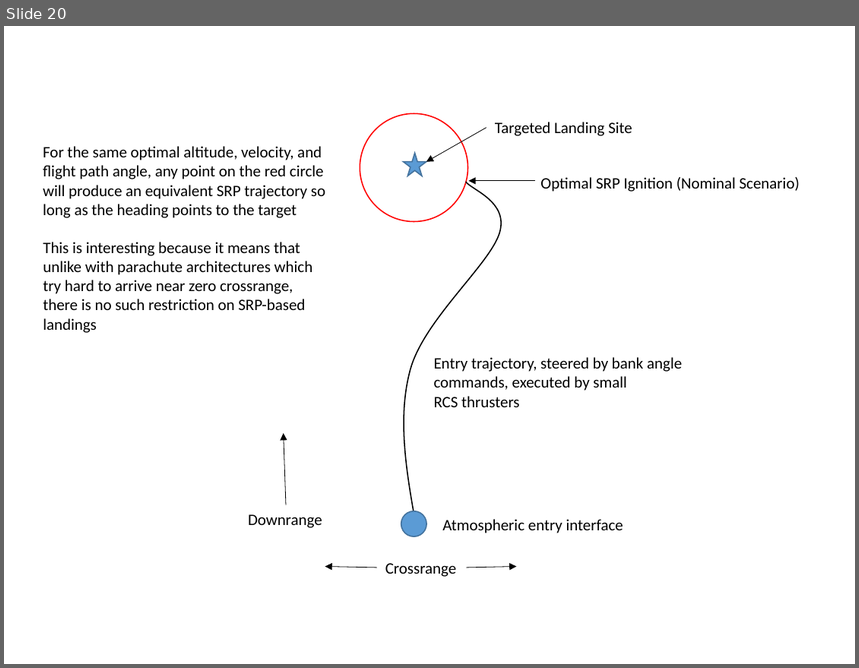
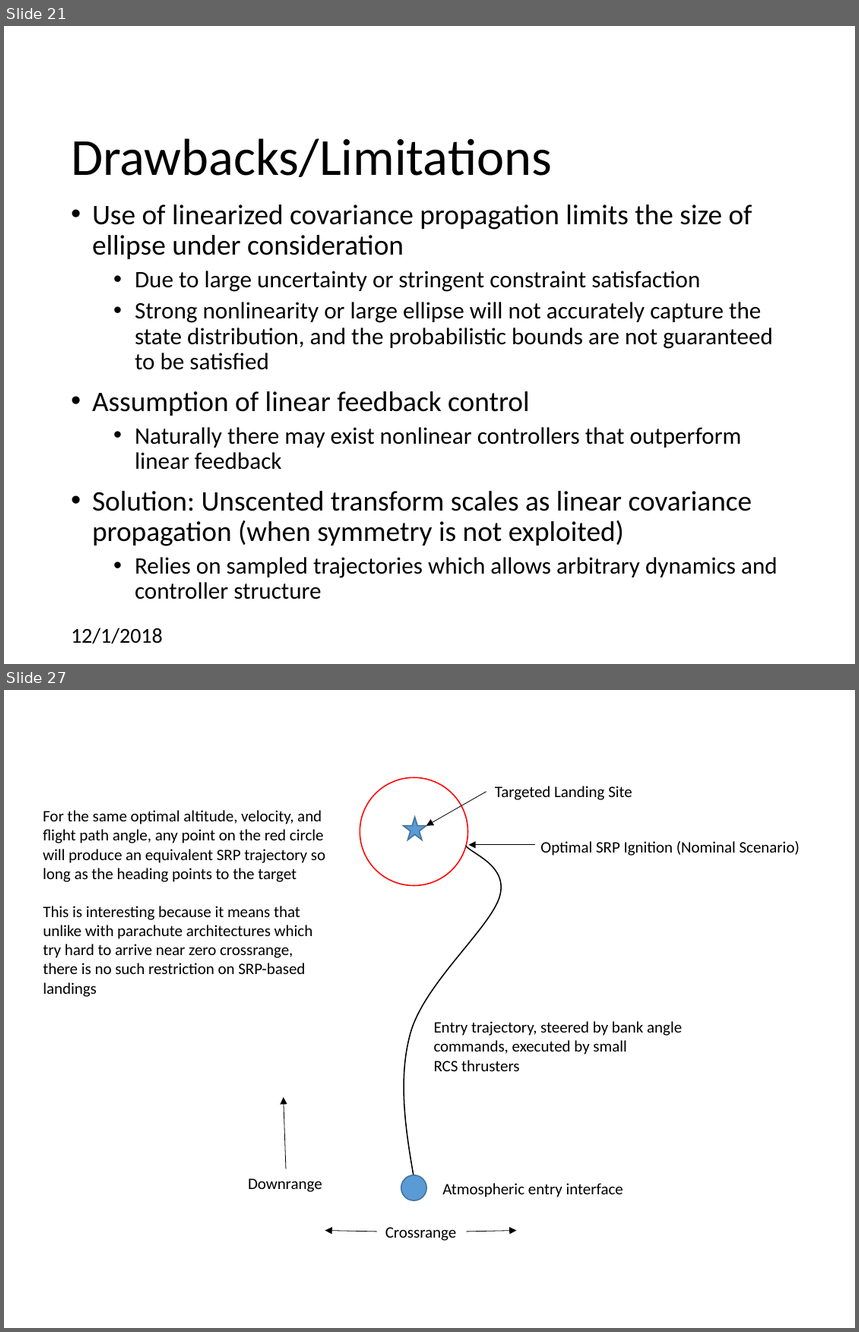
Before and after one commit to CDNoyes/EDL-Py, a slide deck: Documents/Qual Exam.pptx. Shown one above the other, each under a label of ours: slide 20 before the commit, slides 21 and 27 after it; the slides between them are not shown. The pictures are 859x668 and 859x1332 pixels, drawn with LibreOffice and Linux fonts; fonts in the diff are those of the drawing; background and template pictures are left out. Boxes give left, top, right and bottom in pixels: in the first picture for what was removed or moved away, otherwise in the second. Text is boxed around its words. In the diff, an @@ line names an element or a change of style, - is before the commit and + after.

```diff
--- a/Documents/Qual Exam.pptx
+++ b/Documents/Qual Exam.pptx
@@ slide 21 added at [4,26,855,664], background #FFFFFF @@
@@ title added at [71,138,552,177], 44 pt, text #000000 @@
+Drawbacks/Limitations
@@ text added at [92,205,778,600], 20 pt, text #000000 @@
+• Use of linearized covariance propagation limits the size of ellipse under consideration
+  • Due to large uncertainty or stringent constraint satisfaction
+  • Strong nonlinearity or large ellipse will not accurately capture the state distribution, and the probabilistic bounds are not guaranteed to be satisfied
+• Assumption of linear feedback control
+  • Naturally there may exist nonlinear controllers that outperform linear feedback
+• Solution: Unscented transform scales as linear covariance propagation (when symmetry is not exploited)
+  • Relies on sampled trajectories which allows arbitrary dynamics and controller structure
@@ text added at [71,628,163,645], 18 pt, text #000000 @@
+12/1/2018
@@ what was slide 20 is now slide 27 @@
```
Also in this commit, not shown: 33 slides changed, 6 other slides added, 1 other file.
